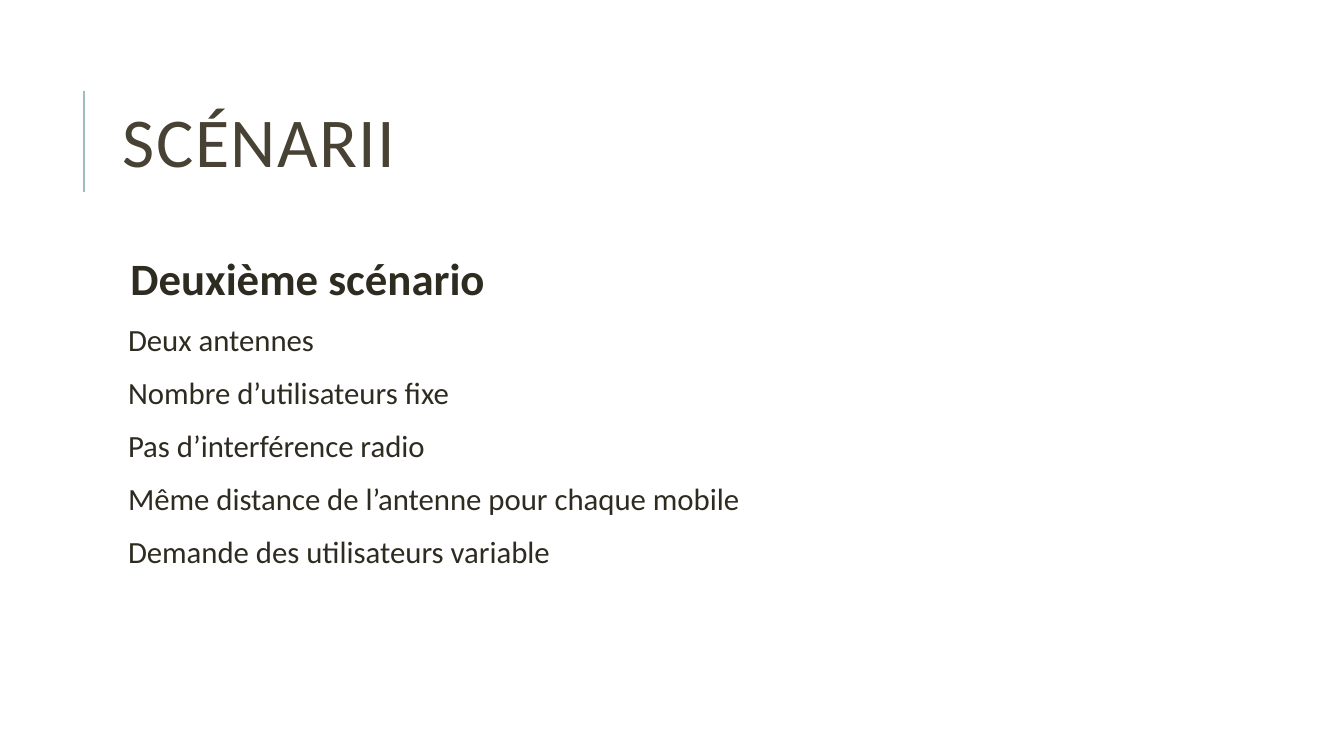
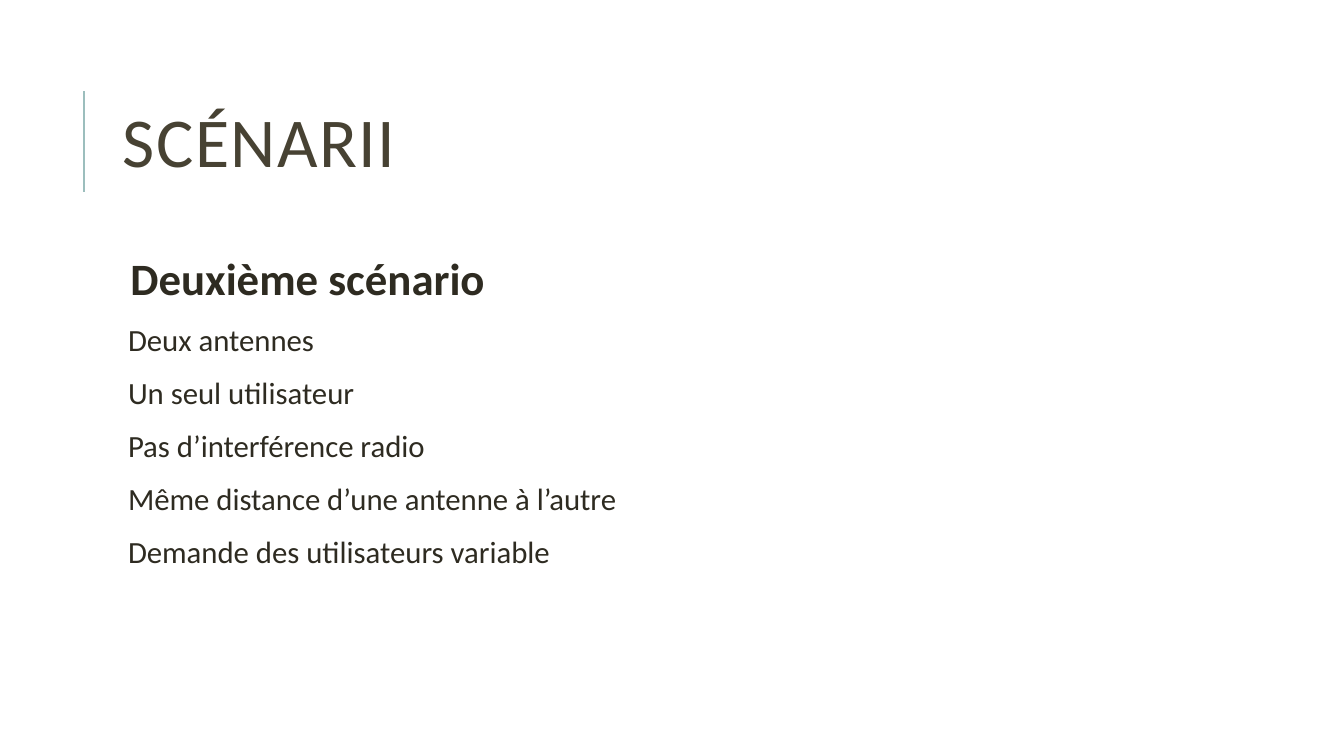
Before and after one commit to Krunchyy/Beamforming, a slide deck: slide 16 of Le BeamForming.pptx. Drawn at 1344x756 pixels with LibreOffice and Linux fonts; fonts in the diff are those of the drawing. Boxes give left, top, right and bottom in pixels: in the first picture for what was removed or moved away, otherwise in the second. Text is boxed around its words. In the diff, an @@ line names an element or a change of style, - is before the commit and + after.

```diff
--- a/Le BeamForming.pptx
+++ b/Le BeamForming.pptx
@@ text at <box>128,382,354,405</box>: text changed @@
-  Nombre d’utilisateurs fixe
+  Un seul utilisateur
@@ text at <box>128,488,616,511</box>: text changed @@
-  Même distance de l’antenne pour chaque mobile
+  Même distance d’une antenne à l’autre
```
Also in this commit, not shown: 1 other file.
